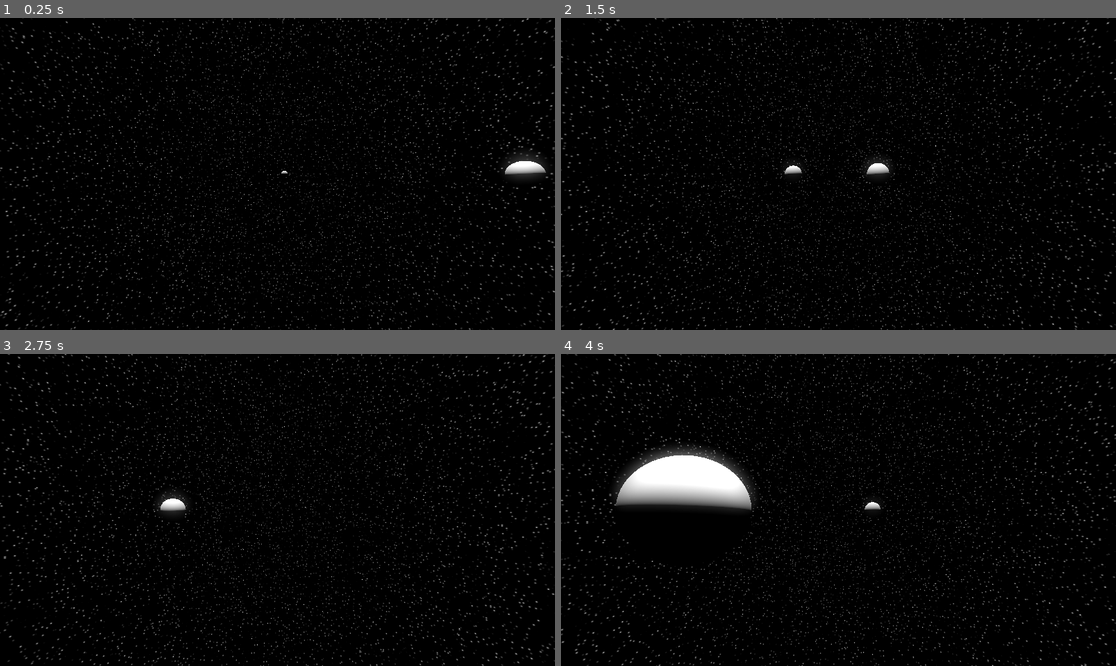
Above: before the commit, frames 1-4 (two rows, left to right).
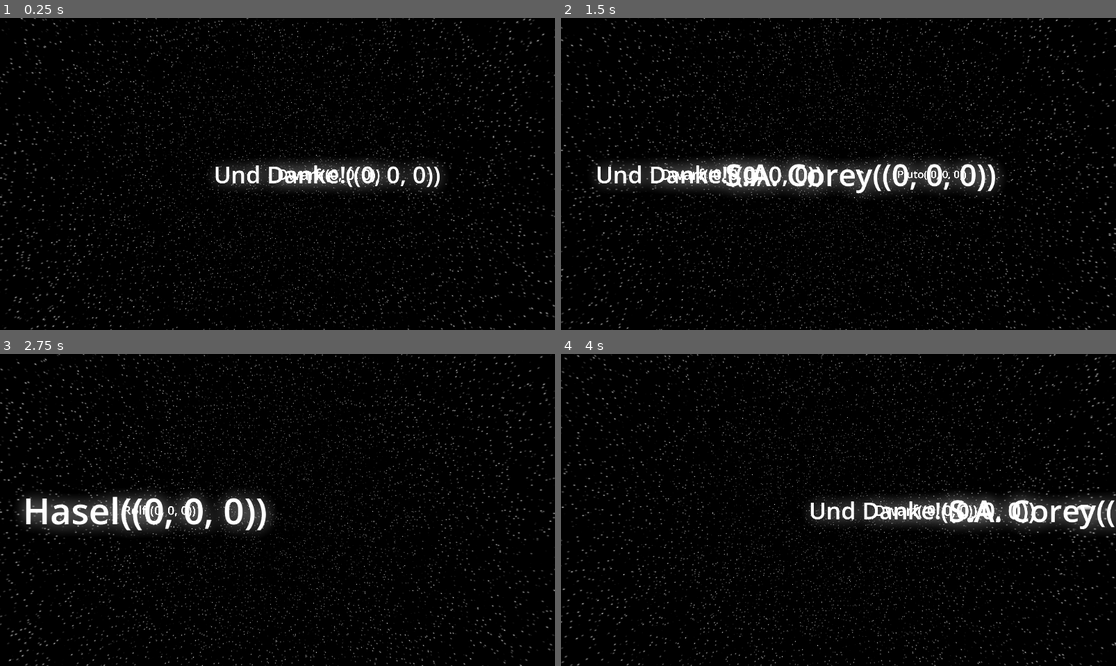
Above: after the commit, the same moments.

Repository: Paulpanther/Spacescaper
Game: Godot game, scene res://scenes/universe.tscn
The game is run twice, just before and just after one commit, with the same random seed, the same clock (stepped at 60 frames per second) and the same inputs.
Inputs:
- Up to frame 1 (0.25 s): no input
- Up to frame 2 (1.5 s): hold D (yaw_right) 0.53-1.28 s; hold S (backward) from 1.28 s (still down)
- Up to frame 3 (2.75 s): release S (backward) at 2.03 s; hold D (yaw_right) from 2.03 s (still down)
- Up to frame 4 (4 s): release D (yaw_right) at 2.78 s; hold W (forward) 2.78-3.53 s; hold A (yaw_left) from 3.53 s (still down)

The runs differ from the first frame. In frame 1, 11% of the frame differs, in the area x 0-100%, y 0-100%; in frame 2, 13%; in frame 3, 12%; in frame 4, 15%.

Commit message:
resize universe

Diff:
--- a/scenes/planet.tscn
+++ b/scenes/planet.tscn
@@ -17,3 +17,15 @@
 
 [node name="MeshInstance3D" type="MeshInstance3D" parent="."]
 mesh = SubResource("SphereMesh_ffobj")
+
+[node name="DisplayTag" type="Label3D" parent="."]
+transform = Transform3D(0.2, 0, 0, 0, 0.2, 0, 0, 0, 0.2, 0, 0, 0)
+pixel_size = 0.0001
+billboard = 1
+no_depth_test = true
+fixed_size = true
+alpha_antialiasing_mode = 1
+texture_filter = 1
+font_size = 64
+outline_size = 0
+width = 128.0
--- a/scenes/player.tscn
+++ b/scenes/player.tscn
@@ -17,3 +17,4 @@
 
 [node name="Camera3D" type="Camera3D" parent="."]
 transform = Transform3D(1, 0, 0, 0, 0.999999, 0, 0, 0, 0.999999, 0, 0, 0)
+far = 100000.0
--- a/scripts/Planet.gd
+++ b/scripts/Planet.gd
@@ -10,15 +10,17 @@
 @export var speed: float
 @export var distance: float
 @export var offset: float
+@export var display_tag: String
 
-var scales = [1, 5]
+var scales = [30, 150]
 
 
 func _ready():
 	var s = randf_range(scales[0], scales[1])
-	scale.x = s
-	scale.y = s
-	scale.z = s
+	scale = Vector3(1,1,1) * s
+
+	var label: Label3D = get_node("DisplayTag")
+	label.text = display_tag + "(" + str(_calc_distance_to_player()) + ")"
 
 	var shadernames = shaders.keys()
 	var shader = shadernames[randi_range(0,shadernames.size()-1)]
@@ -30,12 +32,14 @@
 		var value = config[param]
 		$MeshInstance3D.get_active_material(0).set_shader(shader)
 		$MeshInstance3D.get_active_material(0).set_shader_parameter(param,value)
-	pass
 
 func _process(delta):
-	var current_offset = offset + Time.get_ticks_msec()/1000.0 * speed / distance
-	var x = sin(current_offset)*distance
-	var z = cos(current_offset)*distance
+	var current_offset = offset + (Time.get_ticks_msec()/1000.0) * (speed / distance)
+	var x = sin(current_offset) * distance
+	var z = cos(current_offset) * distance
 
 	position.x = x
 	position.z = z
+
+func _calc_distance_to_player():
+	return (get_viewport().get_camera_3d().position)
--- a/scripts/solar_system_generation.gd
+++ b/scripts/solar_system_generation.gd
@@ -1,14 +1,16 @@
 extends Node
 
-var distancerange = [5,10]
+var planet_names = ["Pluto", "Dwarf", "Leo", "Bernd", "Bernd the Planet", "Hasel", "Gatos", "Mordor", "Gondor", "[object Object]", "Rolf", "Und Danke!", "Hera", "Ceres", "Hades", "Ares", "Poseidon", "S.A. Corey", "Proto-M", "Leviathan"]
+var distancerange = [800,8000]
 var mindistance = 0
 var num_planets = [2,10]
-var speeds = [10, 10]
+var speeds = [100, 800]
 var planetClass = preload("res://scenes/planet.tscn")
 # Called when the node enters the scene tree for the first time.
 func _ready():
 	var planets = randi_range(num_planets[0],num_planets[1])
 	var totalDist = mindistance
+	planet_names.shuffle()
 	for i in range(planets):
 		var distance = randi_range(distancerange[0],distancerange[1])
 		totalDist += distance
@@ -17,6 +19,7 @@
 		planet.offset = circlePos
 		planet.distance = totalDist
 		planet.speed = randf_range(speeds[0], speeds[1])
+		planet.display_tag = planet_names[i]
 		add_child(planet)
 	pass # Replace with function body.
 
